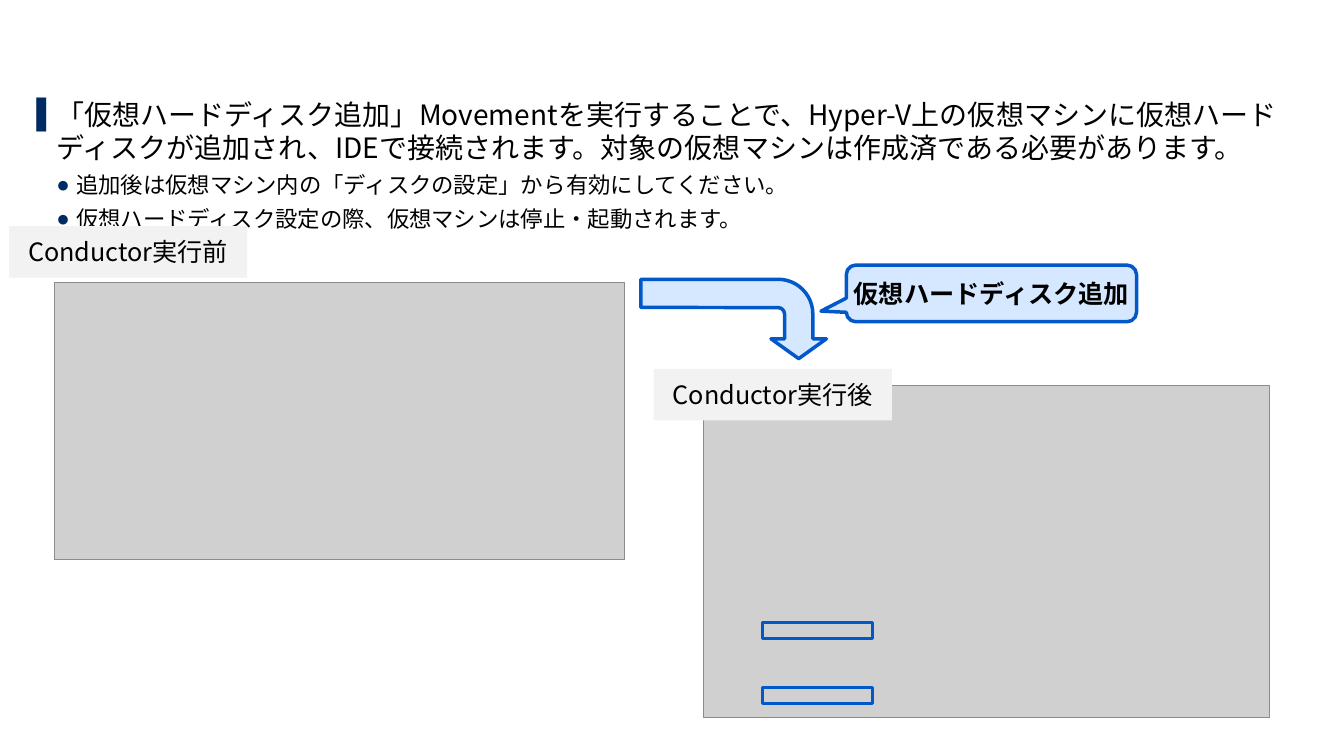
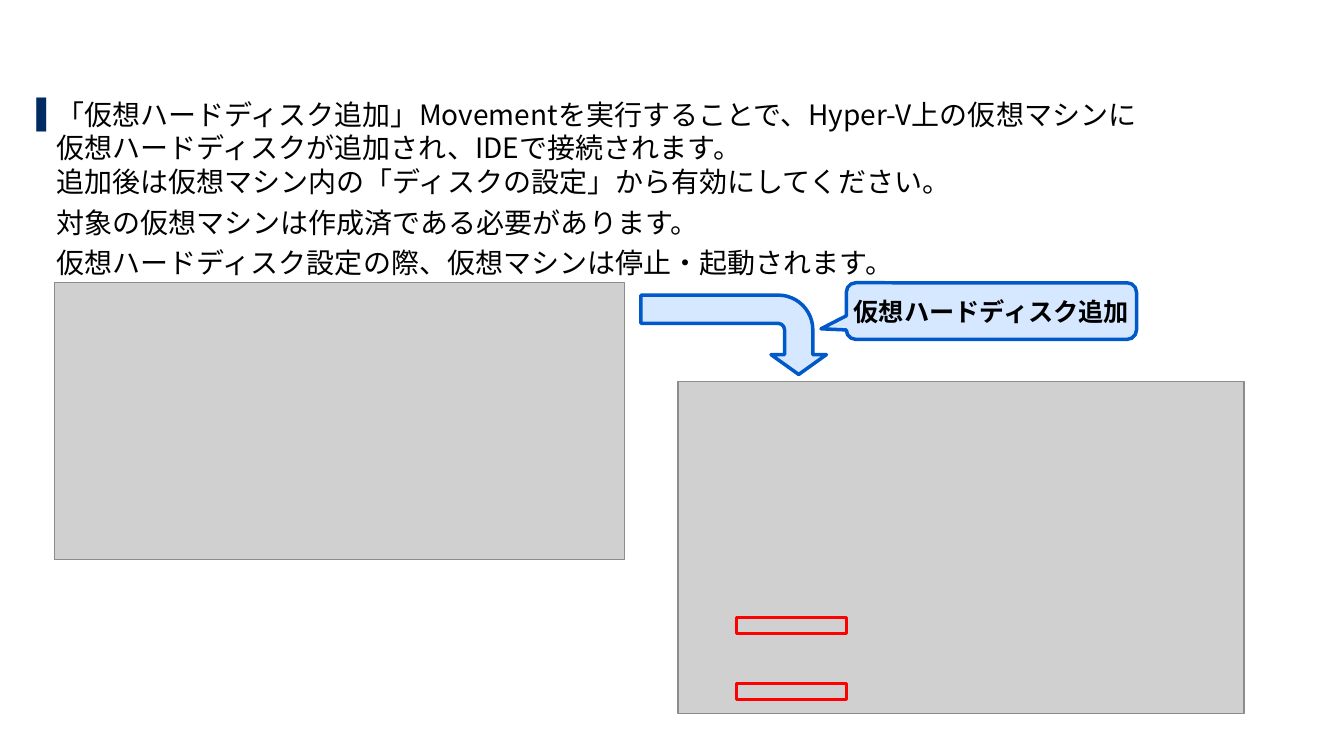
Before and after one commit to exastro-suite/SettingSamples-ITA-HyperV, a slide deck: slide 14 of docs/setting-samples-hyperv-overview_ja.pptx. Drawn at 1344x756 pixels with LibreOffice and Linux fonts; fonts in the diff are those of the drawing; grey boxes stand for pictures; background and template pictures are left out. Boxes give left, top, right and bottom in pixels: in the first picture for what was removed or moved away, otherwise in the second. Text is boxed around its words. In the diff, an @@ line names an element or a change of style, - is before the commit and + after.

```diff
--- a/docs/setting-samples-hyperv-overview_ja.pptx
+++ b/docs/setting-samples-hyperv-overview_ja.pptx
@@ text at bbox=[56, 101, 1136, 236]: text changed @@
-▌ 「仮想ハードディスク追加」Movementを実行することで、Hyper-V上の仮想マシンに仮想ハードディスクが追加され、IDEで接続されます。対象の仮想マシンは作成済である必要があります。
-  ● 追加後は仮想マシン内の「ディスクの設定」から有効にしてください。
+▌ 「仮想ハードディスク追加」Movementを実行することで、Hyper-V上の仮想マシンに
+  仮想ハードディスクが追加され、IDEで接続されます。
+  追加後は仮想マシン内の「ディスクの設定」から有効にしてください。
+対象の仮想マシンは作成済である必要があります。
@@ rectangle removed at bbox=[9, 226, 247, 277] @@
-Conductor実行前
@@ text at bbox=[56, 249, 893, 276]: size 16 to 20 pt in "仮想ハードディスク設定の際、仮想マシンは停止・起動されます。"; bullet ● to none; list level 2 to 1 in "仮想ハードディスク設定の際、仮想マシンは停止・起動されます。" @@
@@ bent arrow: place and size @@
-bent arrow at bbox=[641, 279, 826, 358]
+bent arrow at bbox=[641, 295, 826, 375]
@@ rounded speech box "仮想ハードディスク追加": place and size @@
-rounded speech box "仮想ハードディスク追加" at bbox=[847, 265, 1137, 322]
+rounded speech box "仮想ハードディスク追加" at bbox=[847, 282, 1137, 339]
@@ rectangle removed at bbox=[653, 369, 891, 420] @@
-Conductor実行後
@@ rectangle at bbox=[737, 618, 847, 634]: outline #0058C9 2 pt to #FF0000 2 pt @@
@@ 2 rectangles, 1 picture: place and size @@
-2 rectangles, 1 picture at bbox=[704, 386, 1270, 718]
+2 rectangles, 1 picture at bbox=[679, 381, 1245, 713]
@@ rectangle at bbox=[737, 684, 847, 700]: outline #0058C9 2 pt to #FF0000 2 pt @@
```
Also in this commit, not shown: 10 other slides changed, 1 other file.
